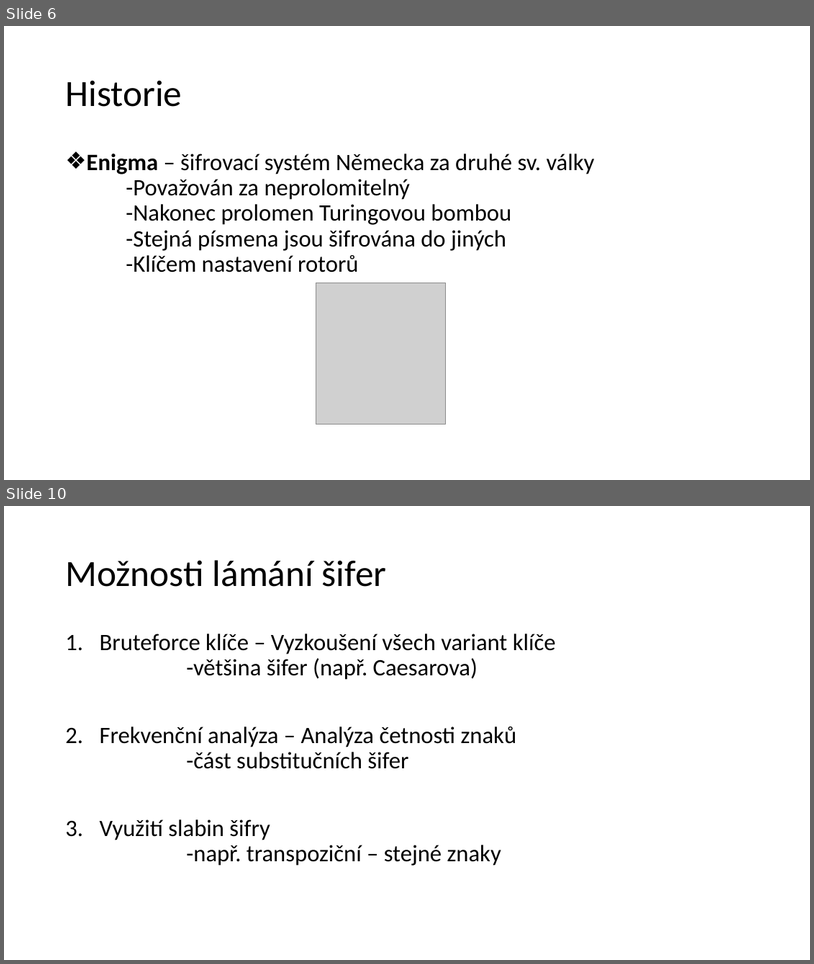
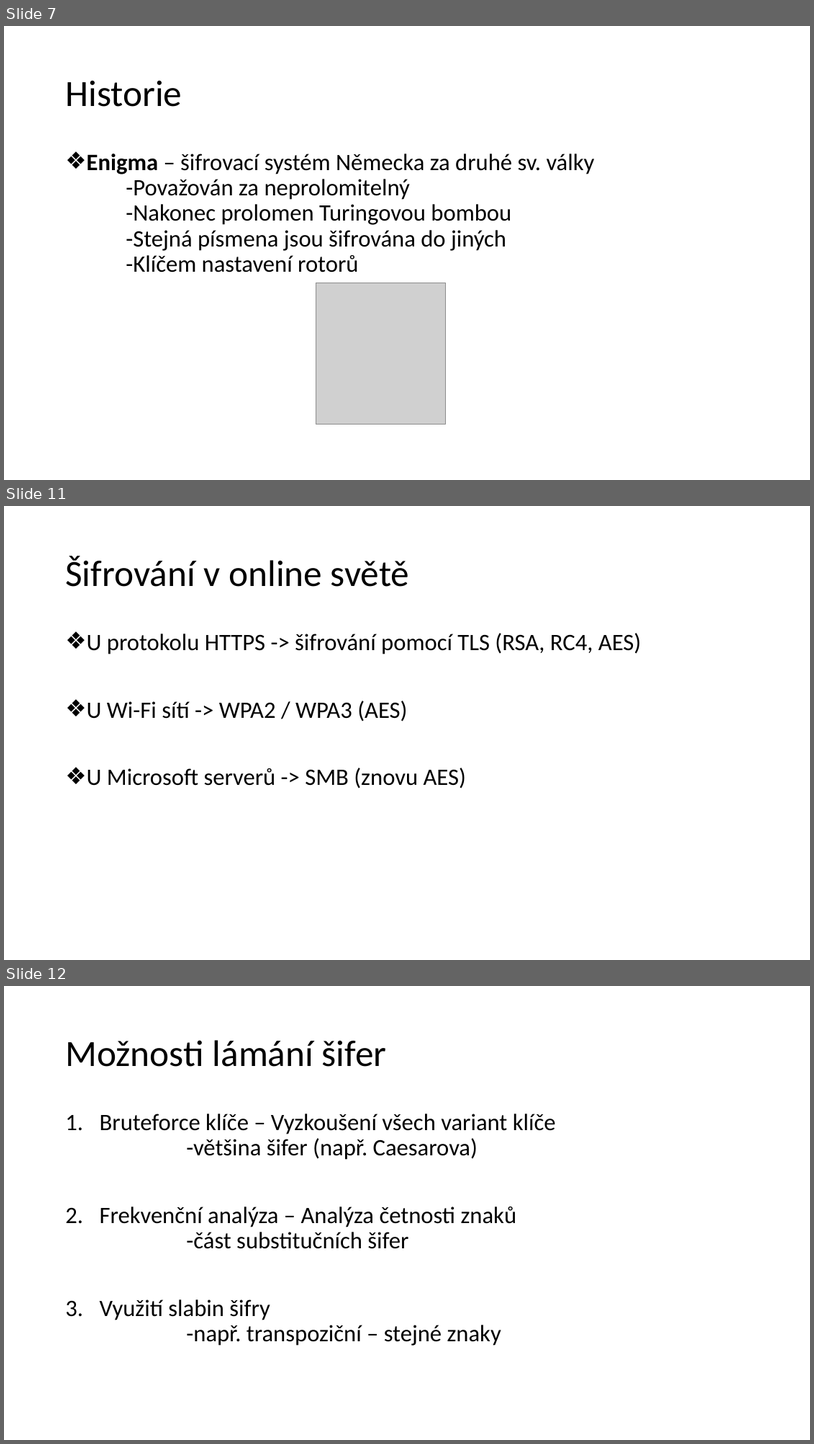
Before and after one commit to Xantus103/Kryptografie-prezentace, a slide deck: zaba.pptx. Shown one above the other, each under a label of ours: slides 6 and 10 before the commit, slides 7, 11 and 12 after it; the slides between them are not shown. The pictures are 814x964 and 814x1444 pixels, drawn with LibreOffice and Linux fonts; fonts in the diff are those of the drawing; grey boxes stand for pictures; background and template pictures are left out. Boxes give left, top, right and bottom in pixels: in the first picture for what was removed or moved away, otherwise in the second. Text is boxed around its words. In the diff, an @@ line names an element or a change of style, - is before the commit and + after.

```diff
--- a/zaba.pptx
+++ b/zaba.pptx
@@ slide 11 added at [4, 506, 810, 960], background picture (left out) @@
@@ title added at [65, 556, 410, 587], 44 pt, text #000000 @@
+Šifrování v online světě
@@ text added at [87, 633, 641, 788], 28 pt, text #000000 @@
+❖ U protokolu HTTPS -> šifrování pomocí TLS (RSA, RC4, AES)
+❖ U Wi-Fi sítí -> WPA2 / WPA3 (AES)
+❖ U Microsoft serverů -> SMB (znovu AES)
@@ what was slide 6 is now slide 7 @@
@@ what was slide 10 is now slide 12 @@
```
Also in this commit, not shown: 2 slides changed, 1 other slide added, 5 other files.
